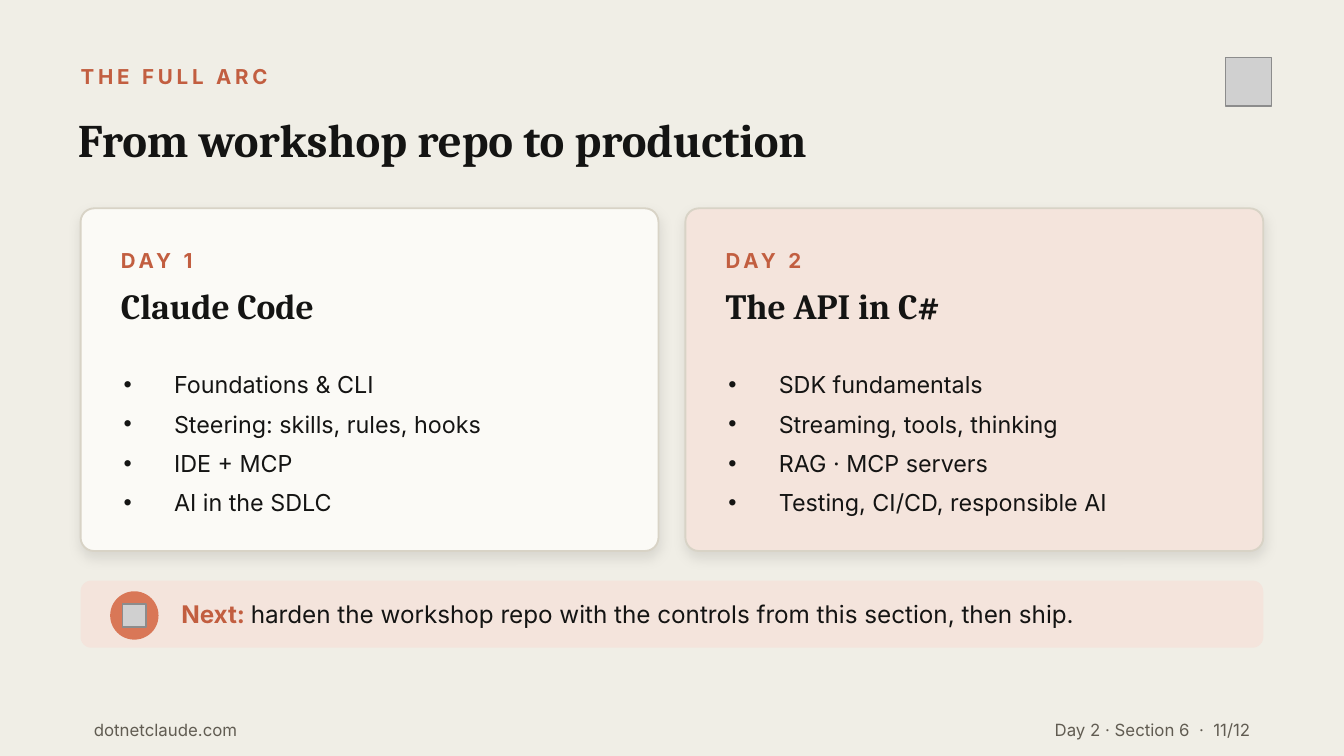
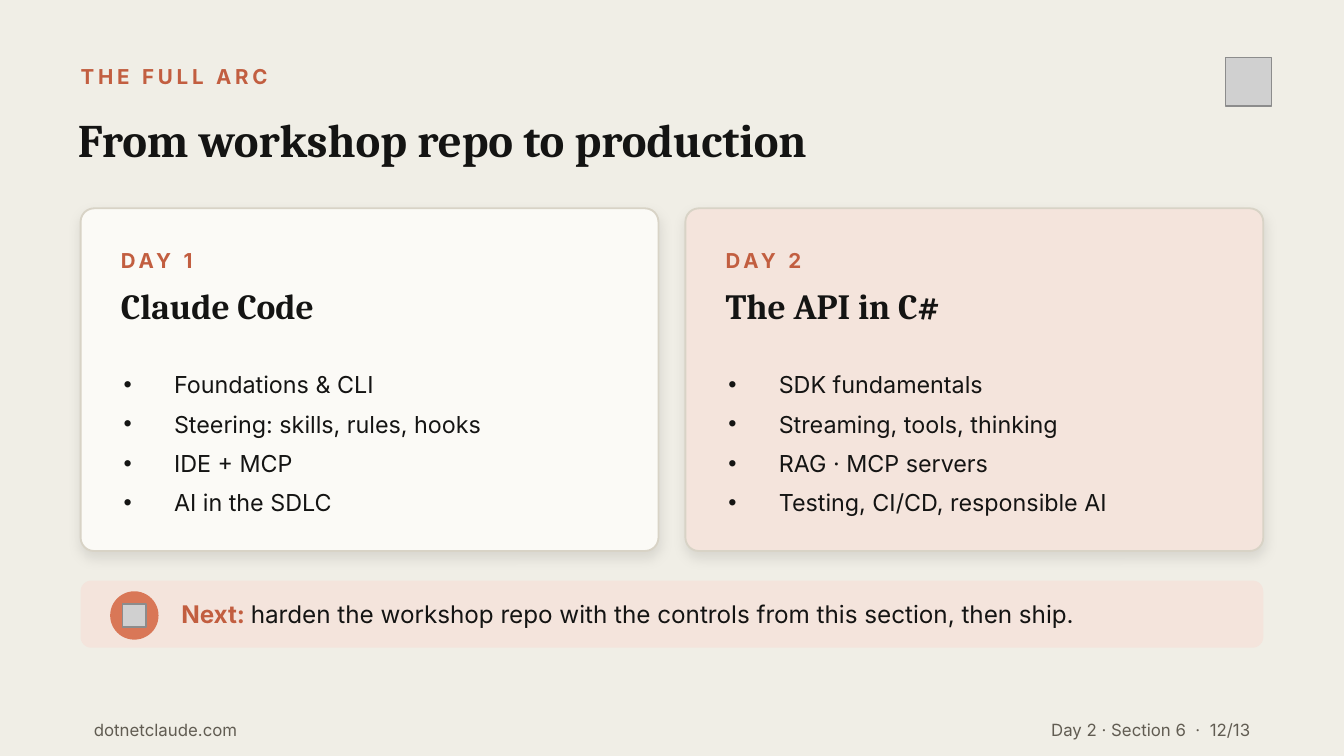
Before and after one commit to cwoodruff/dotnet-claude-workshop-content, a slide deck: slide 12 of decks/Day 2/Day2-Section6-Responsible-AI-WrapUp.pptx (slide 11 before the commit). Drawn at 1344x756 pixels with LibreOffice and Linux fonts; fonts in the diff are those of the drawing; grey boxes stand for pictures. Boxes give left, top, right and bottom in pixels: in the first picture for what was removed or moved away, otherwise in the second. Text is boxed around its words. In the diff, an @@ line names an element or a change of style, - is before the commit and + after.

```diff
--- a/decks/Day 2/Day2-Section6-Responsible-AI-WrapUp.pptx
+++ b/decks/Day 2/Day2-Section6-Responsible-AI-WrapUp.pptx
@@ text at (1051, 723, 1250, 740): text changed @@
-Day 2 · Section 6 · 11/12
+Day 2 · Section 6 · 12/13
```
Also in this commit, not shown: 10 other slides changed, 1 slide added, 45 other files.
